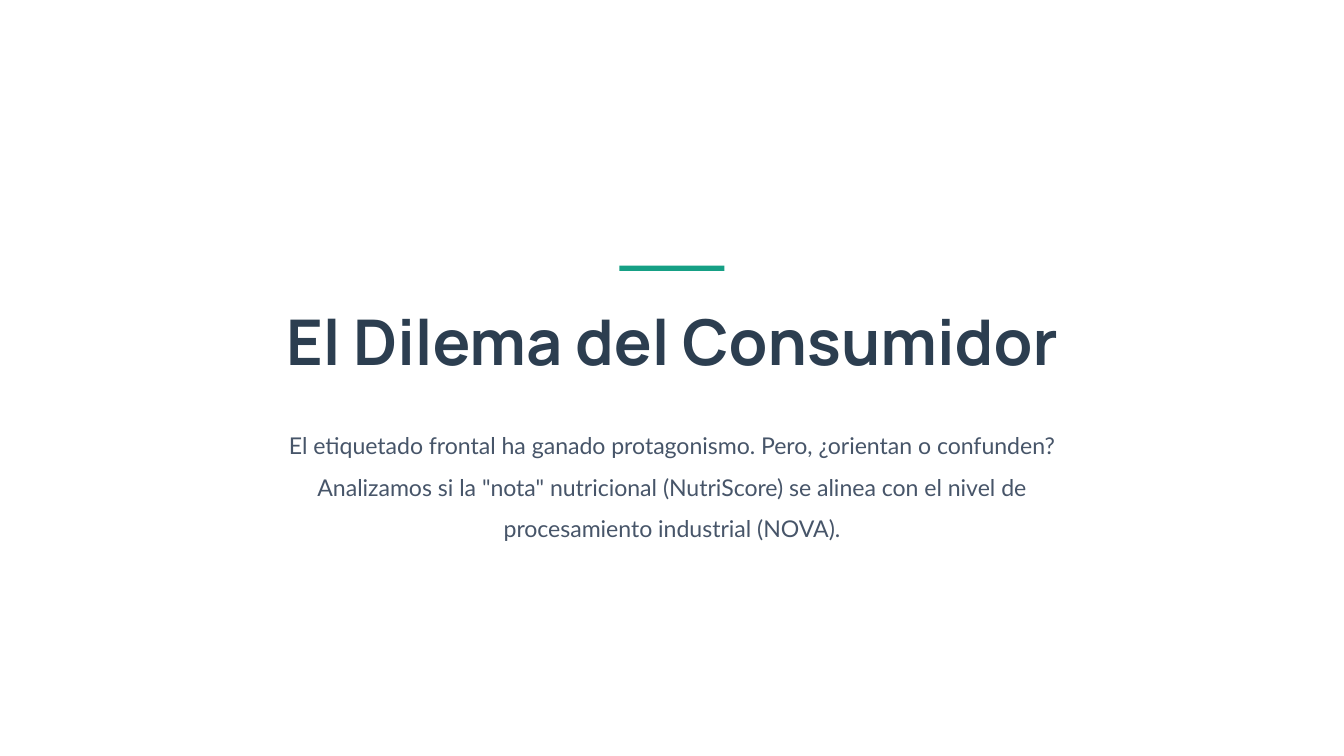
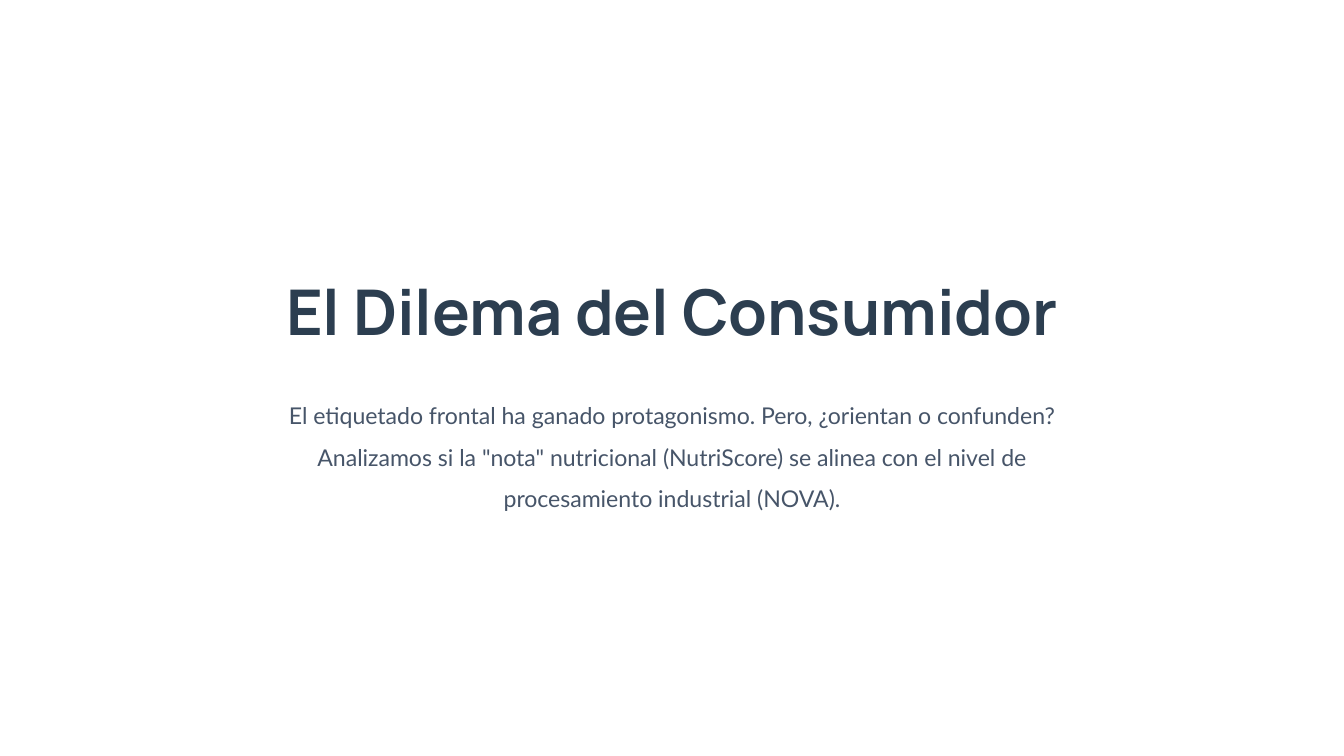
Before and after one commit to SergioMartinezRico/EDA_Nutriscore_NOVA, a slide deck: slide 2 of Análisis NutriScore vs NOVA.pptx. Drawn at 1344x756 pixels with LibreOffice and Linux fonts; fonts in the diff are those of the drawing. Boxes give left, top, right and bottom in pixels: in the first picture for what was removed or moved away, otherwise in the second. Text is boxed around its words. In the diff, an @@ line names an element or a change of style, - is before the commit and + after.

```diff
--- a/Análisis NutriScore vs NOVA.pptx
+++ b/Análisis NutriScore vs NOVA.pptx
@@ rectangle removed at bbox=[620, 266, 725, 271] @@
@@ text "El Dilema del Consumidor": place and size @@
-text "El Dilema del Consumidor" at bbox=[286, 318, 1058, 366]
+text "El Dilema del Consumidor" at bbox=[286, 288, 1058, 336]
@@ text "El etiquetado frontal ha ganado ...": place and size @@
-text "El etiquetado frontal ha ganado ..." at bbox=[289, 437, 1055, 541]
+text "El etiquetado frontal ha ganado ..." at bbox=[289, 407, 1055, 511]
```
Also in this commit, not shown: 1 other slide changed, 5 other files.
